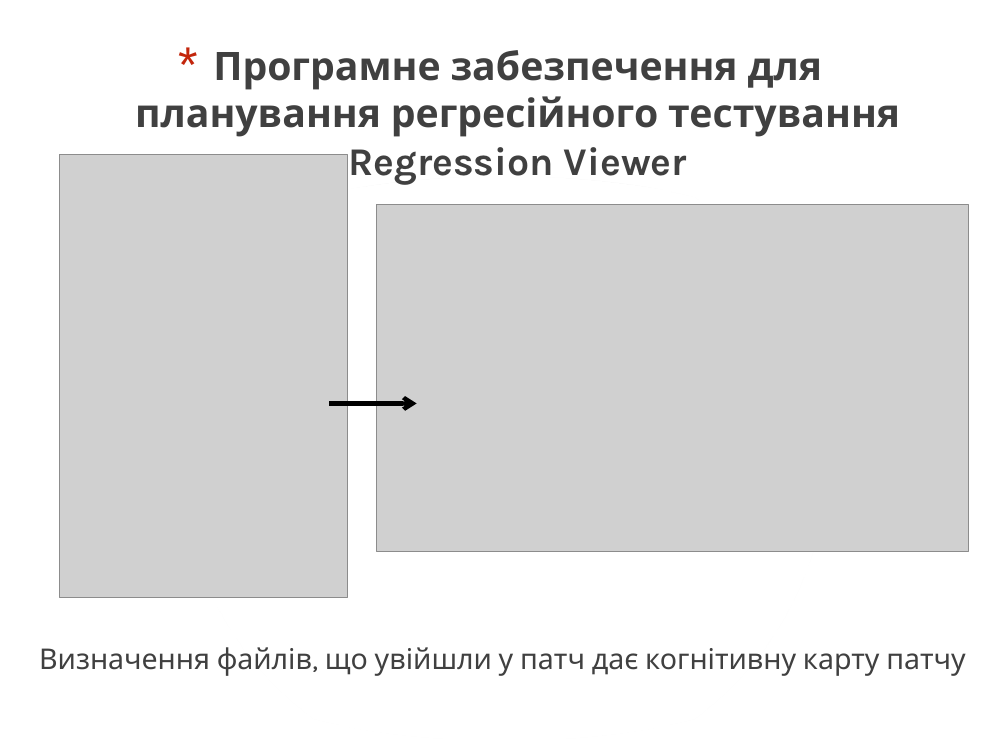
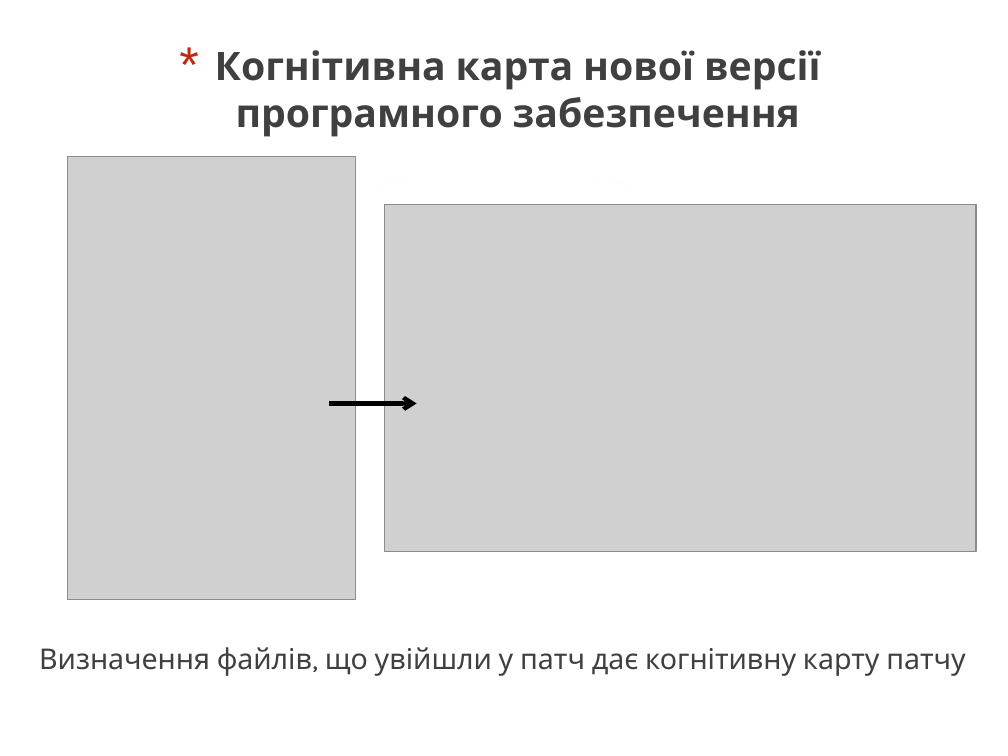
Before and after one commit to asdanilenk/Bakalavr, a slide deck: slide 12 of Diplom.pptx (slide 10 before the commit). Drawn at 1008x756 pixels with LibreOffice and Linux fonts; fonts in the diff are those of the drawing; grey boxes stand for pictures. Boxes give left, top, right and bottom in pixels: in the first picture for what was removed or moved away, otherwise in the second. Text is boxed around its words. In the diff, an @@ line names an element or a change of style, - is before the commit and + after.

```diff
--- a/Diplom.pptx
+++ b/Diplom.pptx
@@ title at (215,50,821,137): text changed @@
-* Програмне забезпечення для планування регресійного тестування Regression Viewer
+* Когнітивна карта нової версії програмного забезпечення
@@ picture: place and size @@
-picture at (59,154,347,598)
+picture at (68,156,355,600)
@@ picture: place and size @@
-picture at (377,205,968,552)
+picture at (385,205,976,552)
```
Also in this commit, not shown: 3 other slides changed, 7 slides added, 3 slides removed, 12 other files.
